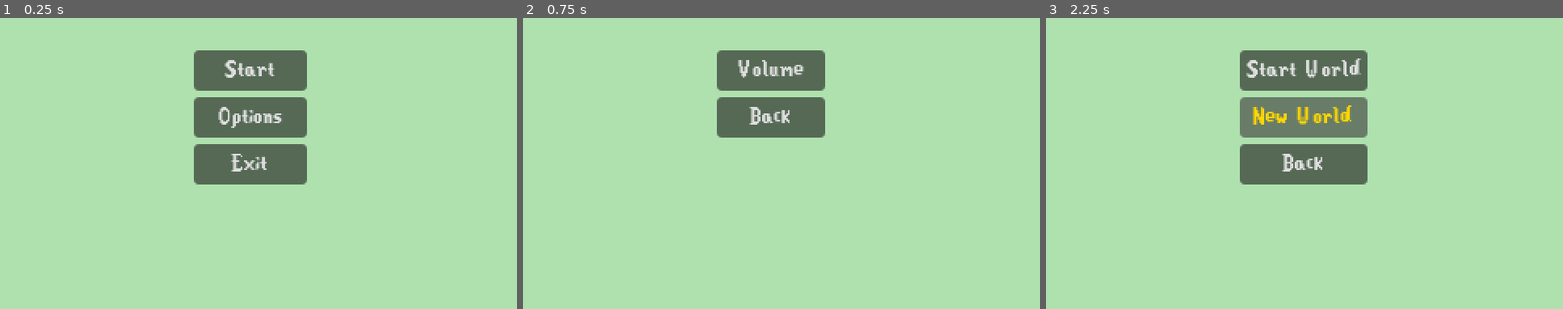
Above: before the commit, frames 1-3 (left to right).
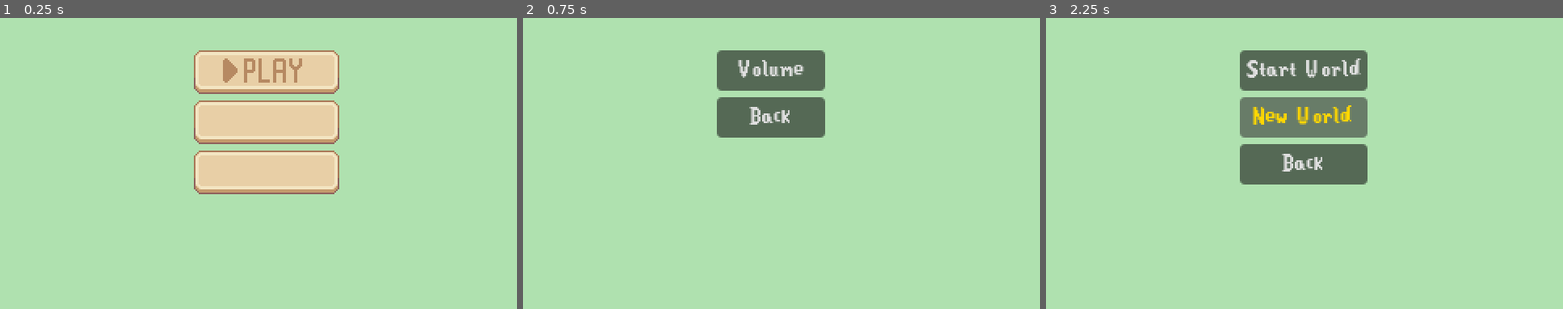
Above: after the commit, the same moments.

Repository: egd3025/everbloom
Game: Godot game, scene res://start_menu.tscn
The game is run twice, just before and just after one commit, with the same random seed, the same clock (stepped at 60 frames per second) and the same inputs.
Inputs (mouse positions are in pixels of both pictures, inside the frame that each line leads up to; where the layout moved, square brackets give the same spot in the first picture):
- Up to frame 1 (0.25 s): no input
- Up to frame 2 (0.75 s): click (791, 122) [771, 116] at 0.5 s
- Up to frame 3 (2.25 s): click "Back" at 1.25 s; click (1294, 70) at 2 s, where only the run before the commit has a clickable "Start"

The runs differ from the first frame. In frame 1, 13% of the frame differs, in the area x 37-66%, y 11-61%; in frame 2, nothing differs; in frame 3, nothing differs.

Commit message:
start menu ui updated

Diff:
--- a/EverBloom/Start Menu.gd
+++ b/EverBloom/Start Menu.gd
@@ -1,6 +1,7 @@
 extends Control
 
-func _on_start_pressed():
+
+func _on_play_pressed():
 	get_tree().change_scene_to_file("res://select_world.tscn")
 
 func _on_options_pressed():
--- a/EverBloom/start_menu.tscn
+++ b/EverBloom/start_menu.tscn
@@ -1,7 +1,32 @@
-[gd_scene load_steps=3 format=3 uid="uid://bfpgnm33elp4k"]
+[gd_scene load_steps=10 format=3 uid="uid://bfpgnm33elp4k"]
 
 [ext_resource type="Script" path="res://Start Menu.gd" id="1_vjp6n"]
 [ext_resource type="Theme" uid="uid://cs7pakuugysjy" path="res://default_pause_theme.tres" id="1_ydgsk"]
+[ext_resource type="Texture2D" uid="uid://bribo4gppyn33" path="res://cup_noodle_UI/UI Big Play Button.png" id="3_gjf0e"]
+
+[sub_resource type="AtlasTexture" id="AtlasTexture_tdpfn"]
+atlas = ExtResource("3_gjf0e")
+region = Rect2(3, 34, 90, 27)
+
+[sub_resource type="AtlasTexture" id="AtlasTexture_7rnr3"]
+atlas = ExtResource("3_gjf0e")
+region = Rect2(99, 36, 90, 25)
+
+[sub_resource type="AtlasTexture" id="AtlasTexture_k7uhg"]
+atlas = ExtResource("3_gjf0e")
+region = Rect2(3, 2, 90, 27)
+
+[sub_resource type="AtlasTexture" id="AtlasTexture_e86xh"]
+atlas = ExtResource("3_gjf0e")
+region = Rect2(99, 4, 90, 25)
+
+[sub_resource type="AtlasTexture" id="AtlasTexture_tlcd1"]
+atlas = ExtResource("3_gjf0e")
+region = Rect2(3, 2, 90, 27)
+
+[sub_resource type="AtlasTexture" id="AtlasTexture_6vwo8"]
+atlas = ExtResource("3_gjf0e")
+region = Rect2(99, 4, 90, 25)
 
 [node name="Start Menu" type="Control"]
 layout_mode = 3
@@ -32,18 +57,21 @@
 [node name="VBoxContainer" type="VBoxContainer" parent="MarginContainer"]
 layout_mode = 2
 
-[node name="Start" type="Button" parent="MarginContainer/VBoxContainer"]
+[node name="play" type="TextureButton" parent="MarginContainer/VBoxContainer"]
 layout_mode = 2
-text = "Start"
+texture_normal = SubResource("AtlasTexture_tdpfn")
+texture_pressed = SubResource("AtlasTexture_7rnr3")
 
-[node name="Options" type="Button" parent="MarginContainer/VBoxContainer"]
+[node name="options" type="TextureButton" parent="MarginContainer/VBoxContainer"]
 layout_mode = 2
-text = "Options"
+texture_normal = SubResource("AtlasTexture_k7uhg")
+texture_pressed = SubResource("AtlasTexture_e86xh")
 
-[node name="Exit" type="Button" parent="MarginContainer/VBoxContainer"]
+[node name="exit" type="TextureButton" parent="MarginContainer/VBoxContainer"]
 layout_mode = 2
-text = "Exit"
+texture_normal = SubResource("AtlasTexture_tlcd1")
+texture_pressed = SubResource("AtlasTexture_6vwo8")
 
-[connection signal="pressed" from="MarginContainer/VBoxContainer/Start" to="." method="_on_start_pressed"]
-[connection signal="pressed" from="MarginContainer/VBoxContainer/Options" to="." method="_on_options_pressed"]
-[connection signal="pressed" from="MarginContainer/VBoxContainer/Exit" to="." method="_on_exit_pressed"]
+[connection signal="pressed" from="MarginContainer/VBoxContainer/play" to="." method="_on_play_pressed"]
+[connection signal="pressed" from="MarginContainer/VBoxContainer/options" to="." method="_on_options_pressed"]
+[connection signal="pressed" from="MarginContainer/VBoxContainer/exit" to="." method="_on_exit_pressed"]
